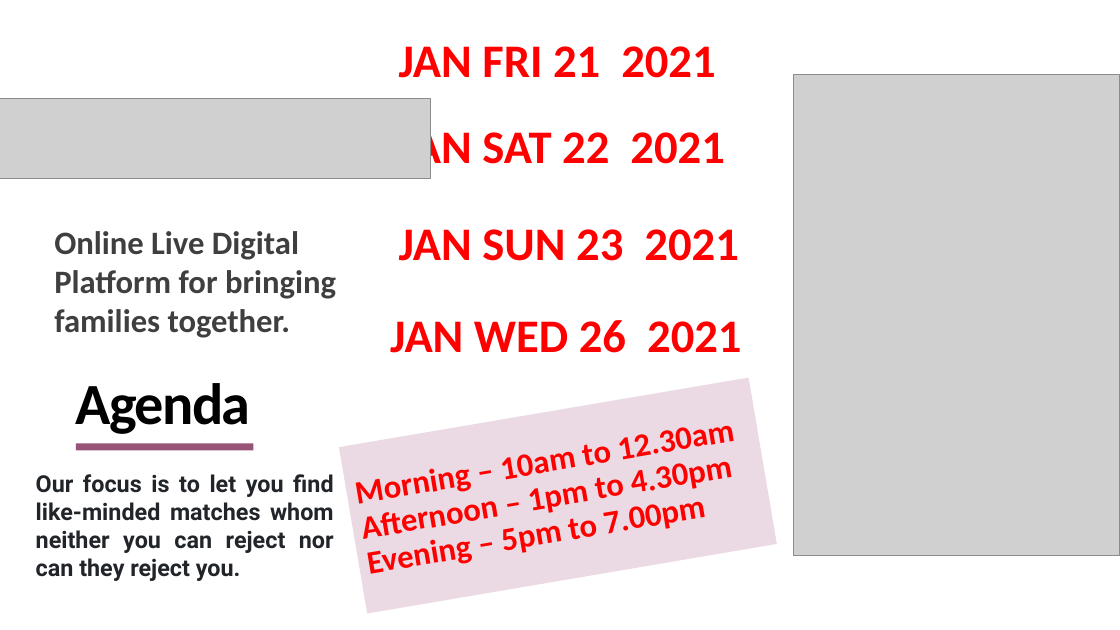
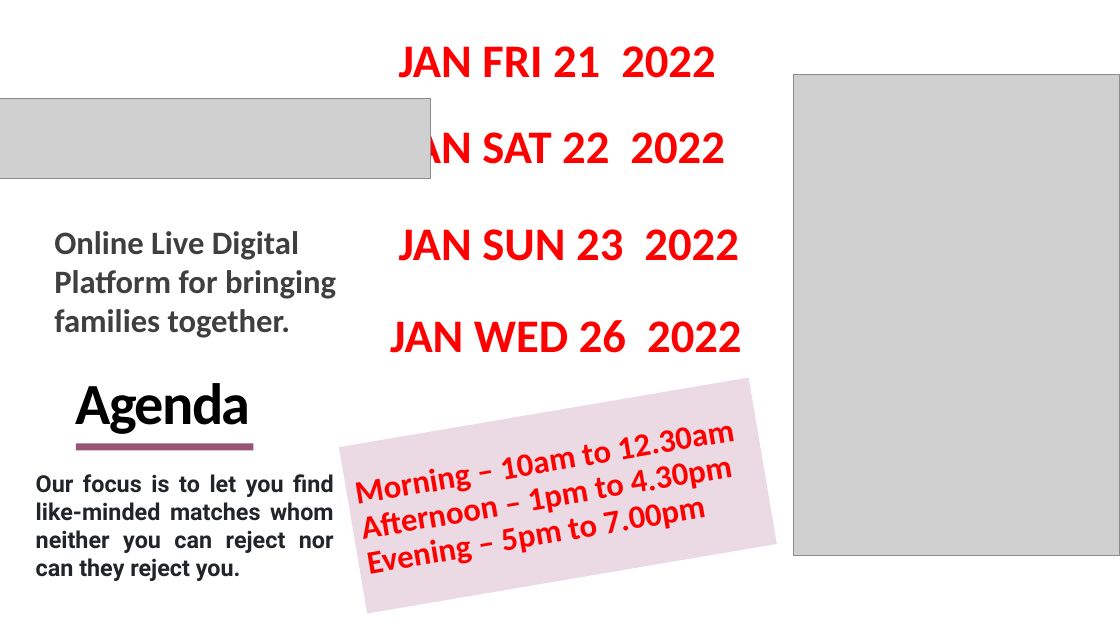
Before and after one commit to goimexindia/shubhshaadivivah, a slide deck: slide 2 of powerpoint.ppsx. Drawn at 1120x630 pixels with LibreOffice and Linux fonts; fonts in the diff are those of the drawing; grey boxes stand for pictures. Boxes give left, top, right and bottom in pixels: in the first picture for what was removed or moved away, otherwise in the second. Text is boxed around its words. In the diff, an @@ line names an element or a change of style, - is before the commit and + after.

```diff
--- a/powerpoint.ppsx
+++ b/powerpoint.ppsx
@@ text at (399,46,715,78): text changed @@
-JAN FRI 21 2021
+JAN FRI 21 2022
@@ text at (399,125,724,176): text changed @@
-JAN SAT 22 2021
+JAN SAT 22 2022
@@ text at (399,229,738,261): text changed @@
-JAN SUN 23 2021
+JAN SUN 23 2022
@@ text at (390,320,741,353): text changed @@
-JAN WED 26 2021
+JAN WED 26 2022
```
Also in this commit, not shown: 1 other file.
